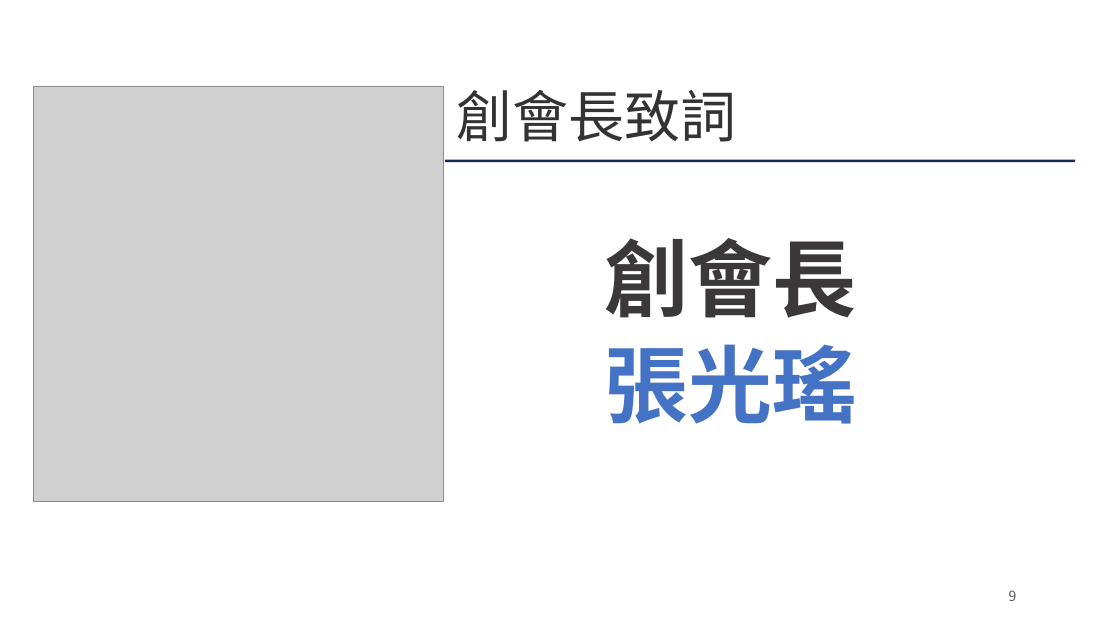
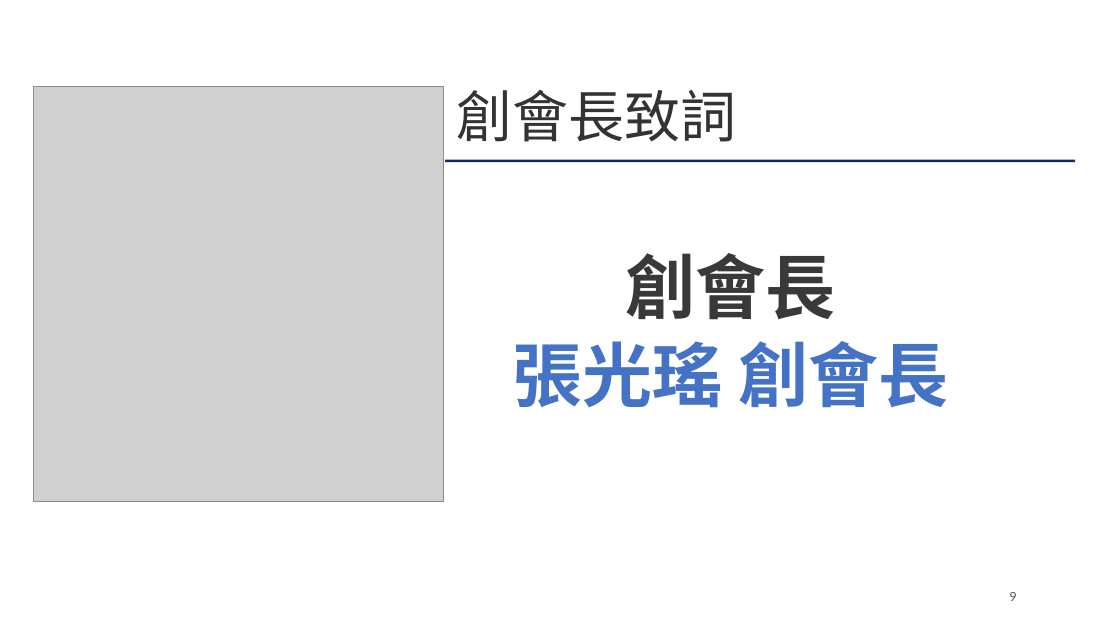
Before and after one commit to Ericliang680928/IAA, a slide deck: slide 9 of 20261204/agm/IAA會員大會簡報_20261204.pptx. Drawn at 1120x630 pixels with LibreOffice and Linux fonts; fonts in the diff are those of the drawing; grey boxes stand for pictures; background and template pictures are left out. Boxes give left, top, right and bottom in pixels: in the first picture for what was removed or moved away, otherwise in the second. Text is boxed around its words. In the diff, an @@ line names an element or a change of style, - is before the commit and + after.

```diff
--- a/20261204/agm/IAA會員大會簡報_20261204.pptx
+++ b/20261204/agm/IAA會員大會簡報_20261204.pptx
@@ text at [626, 253, 836, 320]: size 72 to 60 pt, font Noto Sans CJK SC to Calibri in "創會長" @@
@@ text at [513, 341, 949, 408]: text changed; size 72 to 60 pt; font Noto Sans CJK SC to Calibri @@
-張光瑤
+張光瑤 創會長
@@ page number at [1009, 592, 1016, 601]: font Noto Sans CJK SC to Calibri @@
```
Also in this commit, not shown: 36 other slides changed, 1 other file.
